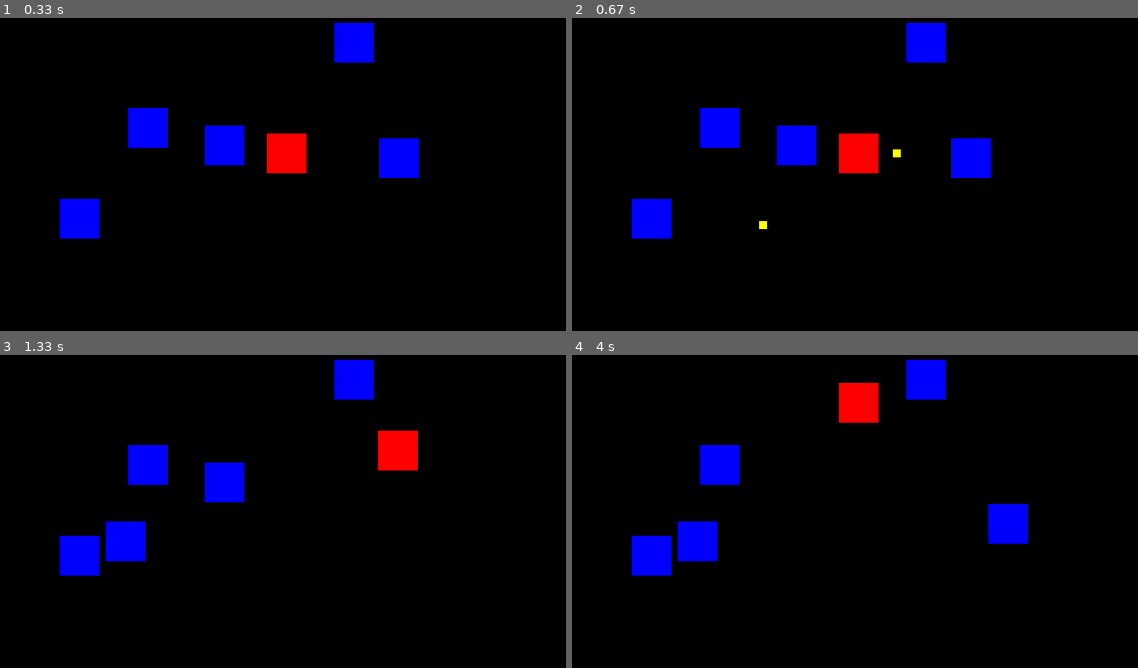
Above: before the commit, frames 1-4 (two rows, left to right).
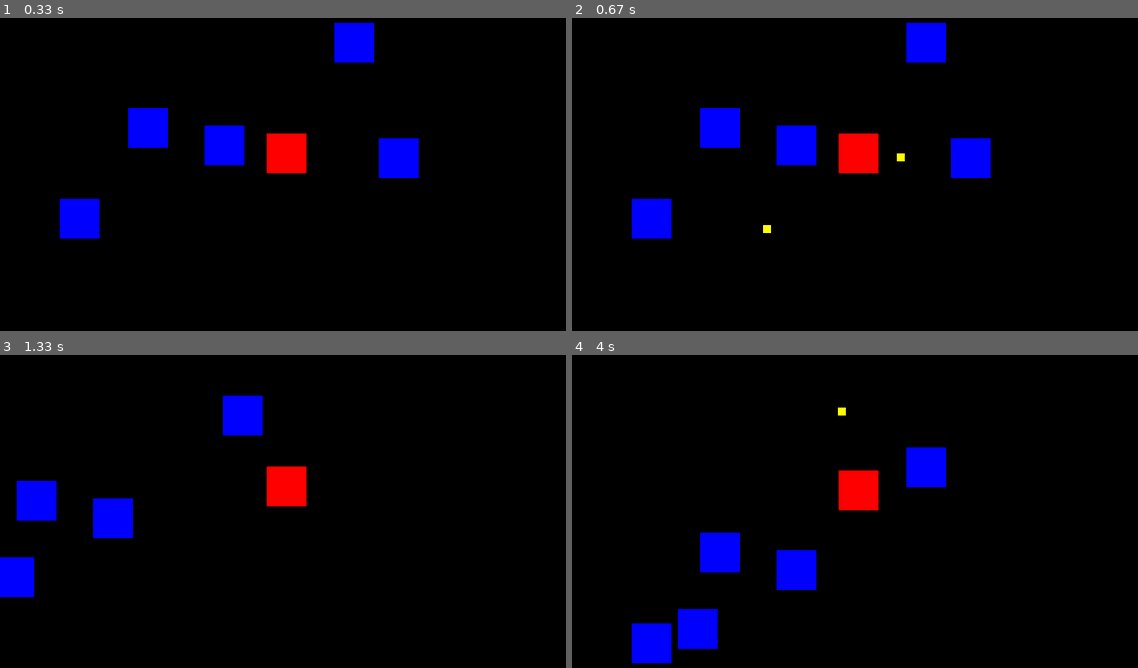
Above: after the commit, the same moments.

Repository: AeKard/shooterPygame
Game: pygame game, started from main.py
The game is run twice, just before and just after one commit, with the same random seed, the same clock (stepped at 60 frames per second) and the same inputs.
Inputs (mouse positions are in pixels of both pictures, inside the frame that each line leads up to):
- Up to frame 1 (0.33 s): no input
- Up to frame 2 (0.67 s): press the mouse at (838, 171) at 0.37 s; move the mouse to (939, 155) at 0.47 s; release the mouse at (1041, 143) at 0.6 s
- Up to frame 3 (1.33 s): hold D 0.67-1.13 s; move the mouse to (288, 514) at 0.7 s; hold W from 1.17 s (still down)
- Up to frame 4 (4 s): release W at 1.47 s; hold D 1.5-1.97 s; hold A 2-2.53 s; hold S 2.57-2.87 s; hold A 2.9-3.3 s; hold W 3.33-3.7 s; click (838, 426) at 3.78 s

Frame 1 is identical in both runs. In frame 2, 0.1% of the frame differs, in the area x 33-59%, y 41-69%; in frame 3, 9.2%; in frame 4, 10%, in the area x 10-81%, y 1-99%.

Commit message:
cameraOffset

Diff:
--- a/bulletManager.py
+++ b/bulletManager.py
@@ -7,12 +7,12 @@
     def spawnBullet(self, pos, targerPos):
         self.bullets.append(Bullet(pos, targerPos))
 
-    def update(self, dt, screen_width, screen_height):
+    def update(self, dt, offset, screen_width, screen_height):
         for bullet in self.bullets[:]:
             bullet.update(dt)
-            if bullet.is_offscreen(screen_width, screen_height):
+            if bullet.is_offscreen(offset, screen_width, screen_height):
                     self.bullets.remove(bullet)
 
-    def draw(self, screen):
+    def draw(self, offset):
         for bullet in self.bullets:
-            bullet.display(screen)
+            bullet.display(offset)
--- /dev/null
+++ b/camera.py
@@ -0,0 +1,24 @@
+import pygame
+class Camera:
+    def __init__(self):
+        self.displaySurface = pygame.display.get_surface()
+
+        self.offset = pygame.math.Vector2()
+
+        self.half_w = self.displaySurface.get_size()[0] // 2
+        self.half_h = self.displaySurface.get_size()[1] // 2
+
+    def center_target_camera(self, target):
+        self.offset.x = target.characterRect.centerx - self.half_w
+        self.offset.y = target.characterRect.centery - self.half_h
+
+    def display_objects(self, enemies, bullets, player):
+        self.center_target_camera(player)
+        # self.displaySurface.blit(player.character, player.characterRect)
+        player.display(self.offset)
+        bullets.draw(self.offset)
+        # print(self.offset.x , self.offset.y)
+        for enemy in enemies:
+            enemy.display(self.offset)
+
+    #Create a way to diplay everything here
--- a/entity/bullet.py
+++ b/entity/bullet.py
@@ -2,6 +2,7 @@
 
 class Bullet:
     def __init__(self, pos, target_pos):
+        self.displaySurface = pygame.display.get_surface()
         self.bullet = pygame.Surface((10,10))
         self.bullet.fill("yellow")
         self.bulletRect = self.bullet.get_rect(center = pos)
@@ -18,8 +19,9 @@
         movement = self.direction * self.speed * dt
         self.bulletRect.center += movement
 
-    def is_offscreen(self, screen_width, screen_height):
-        return not self.bulletRect.colliderect(pygame.Rect(0, 0, screen_width, screen_height))
+    def is_offscreen(self, offset , screen_width, screen_height):
+        return not self.bulletRect.colliderect(pygame.Rect(offset.x, offset.y, screen_width, screen_height))
 
-    def display(self, screen):
-        screen.blit(self.bullet, self.bulletRect)
+    def display(self,offset):
+        off_set = self.bulletRect.center - offset
+        self.displaySurface.blit(self.bullet, off_set)
--- a/entity/enemy.py
+++ b/entity/enemy.py
@@ -4,9 +4,12 @@
 
 class Enemy:
     def __init__(self, pos): # make pos random for now
+        self.displaySurface = pygame.display.get_surface()
         self.enemy = pygame.Surface((50, 50))
         self.enemy.fill("blue")
         self.enemyRect = self.enemy.get_rect(center = pos)
 
-    def display(self, screen):
-        screen.blit(self.enemy, self.enemyRect)
+    def display(self, offset):
+        # print(self.enemyRect.x,self.enemyRect.y)
+        off_set = self.enemyRect.topleft - offset
+        self.displaySurface.blit(self.enemy, off_set)
--- a/entity/player.py
+++ b/entity/player.py
@@ -2,16 +2,17 @@
 
 class Player:
     def __init__(self,pos):
+        self.displaySurface = pygame.display.get_surface()
+
         self.character = pygame.Surface((50, 50))
         self.character.fill("red")
         self.characterRect = self.character.get_rect(center = pos)
+        # self.newPos = pygame.math.Vector2(pos)
+        self.direction = pygame.math.Vector2()
+        self.speed = 5
 
-        self.newPos = pygame.math.Vector2(pos)
-        self.direction = pygame.math.Vector2()
-        self.speed = 300
-
-    def getPlayerPos(self):
-        return self.newPos
+    # def getPlayerPos(self):
+    #     return self.newPos
 
     def movement(self):
         keys = pygame.key.get_pressed()
@@ -28,15 +29,14 @@
         else:
             self.direction.x = 0
 
-    def update(self, dt):
-        if(self.direction.length() != 0):
-            self.direction = self.direction.normalize()
+    def update(self):
+        self.movement()
+        self.characterRect.center += self.direction * self.speed
 
-        movement = self.direction * self.speed * dt
-        self.new_pos = pygame.math.Vector2(self.characterRect.center) + movement
-        self.characterRect.center = (round(self.new_pos.x),round(self.new_pos.y))
 
-    def display(self, screen, dt):
-        self.movement()
-        self.update(dt)
-        screen.blit(self.character, self.characterRect)
+    def display(self,offset):
+        # self.movement()
+        self.update()
+        off_set = self.characterRect.topleft - offset
+        print(f"Direction: {off_set}, Position: {self.characterRect.center}") # but here its correctly divided
+        self.displaySurface.blit(self.character, off_set)
--- a/main.py
+++ b/main.py
@@ -4,9 +4,10 @@
 from bulletManager import BulletManager
 from entity.player import Player
 from entity.enemy import Enemy
+from camera import Camera
 """
-    TODO: CREATE ENEMY WITH BULLET COLLISION
-        : CONE SHAPE RANDOM BULLET SPREAD
+    TODO: CONE SHAPE RANDOM BULLET SPREAD
+        : Camera
 """
 class Main():
     def __init__(self):
@@ -17,10 +18,11 @@
         self.clock = pygame.time.Clock()
         self.running = True
 
-        # Initialzie Classes
-        self.player = Player((self.WINDOW_WIDTH / 2, self.WINDOW_HEIGHT / 2))
+        # Initialzie Object
+        self.player = Player((self.WINDOW_WIDTH // 2, self.WINDOW_HEIGHT // 2))
         self.bullets = BulletManager()
         self.enemies = []
+        self.camera = Camera()
         # random place
         for i in range(5):
             x = randint(100, self.WINDOW_WIDTH - 100)
@@ -40,17 +42,18 @@
 
             if pygame.mouse.get_pressed()[0]:
                 if self.time_since_last_shot >= self.fire_rate:
-                    mouse_pos = pygame.mouse.get_pos()
+                    mouse_pos = pygame.mouse.get_pos() + self.camera.offset
                     player_pos = self.player.characterRect.center
                     self.bullets.spawnBullet(player_pos, mouse_pos)
                     self.time_since_last_shot = 0
 
-            self.bullets.update(dt, self.WINDOW_WIDTH, self.WINDOW_HEIGHT)
+            self.bullets.update(dt,self.camera.offset, self.WINDOW_WIDTH , self.WINDOW_HEIGHT)
 
+
+            #Enemy bullet collider
             for bullet in self.bullets.bullets[:]:
                 for enemy in self.enemies[:]:
                     if bullet.bulletRect.colliderect(enemy.enemyRect):
-                        print("hit")
                         self.bullets.bullets.remove(bullet)
                         self.enemies.remove(enemy)
                         #---
@@ -59,14 +62,13 @@
                         self.enemies.append(Enemy((x,y)))
                         break
 
+            #checks if the last shot is not infintly adding on
             if(self.time_since_last_shot > 10):
                 self.time_since_last_shot = 0
+            # DIPLAY ALaL OBJECT
             self.screen.fill("black")
-            self.player.display(self.screen, dt)
 
-            self.bullets.draw(self.screen)
-            for enemy in self.enemies:
-                enemy.display(self.screen)
+            self.camera.display_objects(self.enemies, self.bullets, self.player)
             pygame.display.flip()
 
         pygame.quit()
